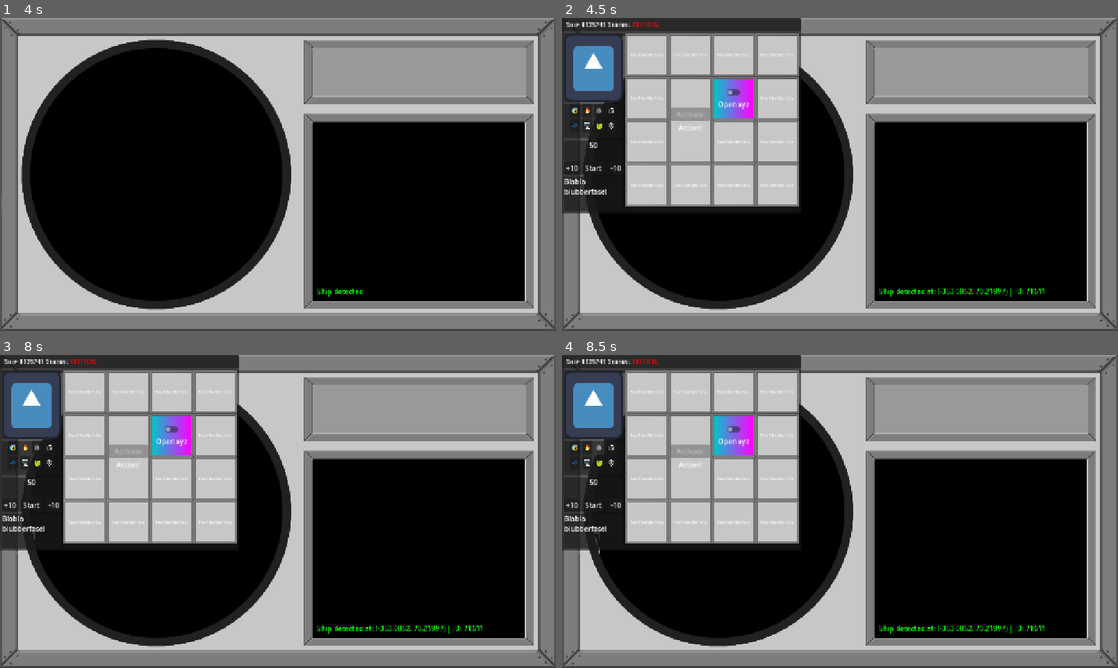
Above: before the commit, frames 1-4 (two rows, left to right).
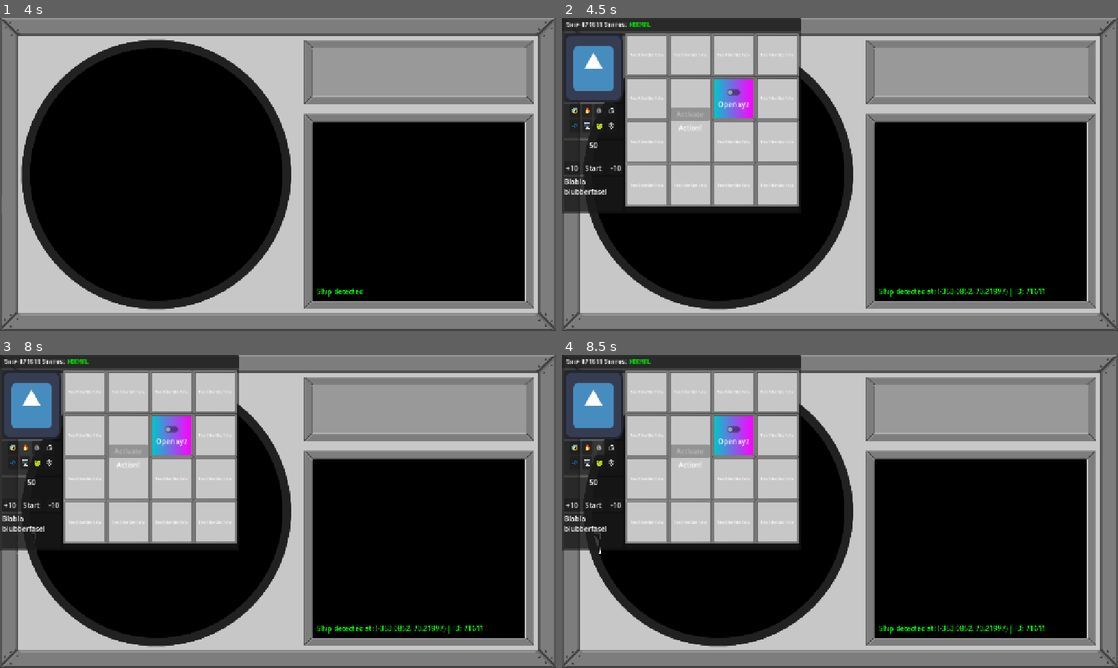
Above: after the commit, the same moments.

Repository: MisterIXI/godot-wildjam-98
Game: Godot game, scene res://scenes/menu/main_menu.tscn
Two runs of this game, one before a commit and one after it. Both use one fixed random seed, a clock stepped at 60 frames per second and the inputs below. The engine's default icon, where the game draws it, is replaced by a stand-in: a white triangle on a blue panel in a dark square. Sound files missing from this copy of the repository are replaced by a short silence.
Inputs (mouse positions are in pixels of both pictures, inside the frame that each line leads up to):
- Up to frame 1 (4 s): click "Start" at 0.5 s; tap Enter at 1.25, 2.75 s; move the mouse to (400, 158) at 1.27 s; press the mouse at (400, 158) at 1.28 s; release the mouse at (400, 158) at 2 s; tap Space at 2, 3.5 s; drag from (166, 190) to (250, 237) at 2.02 s; move the mouse to (333, 105) at 2.77 s; press the mouse at (333, 105) at 2.78 s; release the mouse at (333, 105) at 3.5 s; drag from (250, 237) to (111, 127) at 3.52 s
- Up to frame 2 (4.5 s): tap Enter at 4.25 s; drag from (567, 205) to (867, 174) at 4.27 s
- Up to frame 3 (8 s): click "Start" at 5 s; click "Start" at 5.75 s; click "😰" at 6.5 s; click "🔥" at 7.25 s
- Up to frame 4 (8.5 s): click "⚙️" at 8 s

Frame 1 is identical in both runs. In frame 2, 0.1% of the frame differs, in the area x 4-18%, y 1-3%; in frame 3, 0.2%; in frame 4, 0.2%, in the area x 3-18%, y 1-64%.

Commit message:
losing implemented

Diff:
--- a/space-ship-support/scenes/game/game.tscn
+++ b/space-ship-support/scenes/game/game.tscn
@@ -6,7 +6,7 @@
 [ext_resource type="Script" uid="uid://cxi8ksk73nohu" path="res://scenes/game_loop/game_manager.gd" id="4_5i0tg"]
 [ext_resource type="PackedScene" uid="uid://py13r334qxcm" path="res://scenes/radar/ship.tscn" id="4_bdhmt"]
 [ext_resource type="PackedScene" uid="uid://b5pk7vgajiv42" path="res://scenes/window/ship_window.tscn" id="5_87uf6"]
-[ext_resource type="Resource" uid="uid://bgyernveiboi1" path="res://scenes/game_loop/default_settings.tres" id="5_bdhmt"]
+[ext_resource type="Resource" uid="uid://bmls1oam6big3" path="res://scenes/game_loop/test_settings.tres" id="7_vaxfo"]
 [ext_resource type="PackedScene" uid="uid://3rua33h6ar0t" path="res://scenes/menu/game_over.tscn" id="8_87uf6"]
 [ext_resource type="Script" uid="uid://dc3mh3v1d4l2x" path="res://scenes/ship_spawner/ship_layout_generator.gd" id="9_2a8rs"]
 [ext_resource type="Script" uid="uid://bqflxpuoyu2uc" path="res://scenes/ship_spawner/puzzle_config_data.gd" id="10_vaxfo"]
@@ -69,7 +69,7 @@
 
 [node name="GameManager" type="Node" parent="." unique_id=1430876819 node_paths=PackedStringArray("radar", "ui_canvas")]
 script = ExtResource("4_5i0tg")
-settings = ExtResource("5_bdhmt")
+settings = ExtResource("7_vaxfo")
 radar = NodePath("../Radar")
 ui_canvas = NodePath("../UI")
 game_over_scene = ExtResource("8_87uf6")
--- /dev/null
+++ b/space-ship-support/scenes/game_loop/test_settings.tres
@@ -0,0 +1,20 @@
+[gd_resource type="Resource" script_class="GameSettings" format=3 uid="uid://bmls1oam6big3"]
+
+[ext_resource type="Script" uid="uid://c7wv66gwm2c23" path="res://scenes/game_loop/game_settings.gd" id="1_o7f28"]
+
+[sub_resource type="Curve" id="Curve_3cg24"]
+_limits = [1.0, 26.0, 0.0, 1.0]
+_data = [Vector2(0, 13.420151), 0.0, 1.4253511, 0, 0, Vector2(0.61665833, 19.899355), 29.036268, 29.036268, 0, 0, Vector2(1, 26), 0.0, 0.0, 0, 0]
+point_count = 3
+
+[sub_resource type="Curve" id="Curve_ymt3o"]
+_limits = [0.0, 60.0, 0.0, 1.0]
+_data = [Vector2(0, 12.188908), 0.0, 0.0, 0, 0, Vector2(1, 3.2558289), 0.0, 0.0, 0, 0]
+point_count = 2
+
+[resource]
+script = ExtResource("1_o7f28")
+spawn_curve = SubResource("Curve_ymt3o")
+time_to_reach_max_dif = 200.0
+ship_speed_max_bonus = SubResource("Curve_3cg24")
+metadata/_custom_type_script = "uid://c7wv66gwm2c23"
--- a/space-ship-support/scenes/radar/radar.gd
+++ b/space-ship-support/scenes/radar/radar.gd
@@ -31,6 +31,8 @@
 	# rotate by -0.5 to 0.5 rad
 	new_ship.ship_direction = (-spawn_pos).normalized().rotated(randf()-0.5)
 	var ship_window: ShipWindow = window_scene.instantiate()
+	ship_window.ship_id = new_ship.ship_id
+	ship_window._update_title()
 	ship_window.hide()
 	window_root.add_child(ship_window)
 	new_ship.ship_window = ship_window
@@ -51,6 +53,8 @@
 func on_ship_destroyed(ship: Ship, was_fixed: bool) ->  void:
 	if was_fixed:
 		radar_interface.add_message("Ship $%s left comms range and was fixed." % [ship.ship_id])
+		ship_fixed.emit()
 	else:
 		radar_interface.add_message("Signal to Ship $%s lost. Not all issues fixed. Penalty applied." % [ship.ship_id])
+		ship_lost.emit()
 	current_ids.erase(ship.ship_id)
--- a/space-ship-support/scenes/radar/ship.gd
+++ b/space-ship-support/scenes/radar/ship.gd
@@ -23,7 +23,7 @@
 	position += ship_direction * ship_speed * delta
 	if position.length() > 360:
 		#TODO: check if ship is fixed when leaving area
-		destroyed.emit(self, true)
+		destroyed.emit(self, false)
 		#TODO: add destroy/close animation
 		ship_window.queue_free()
 		queue_free()
--- a/space-ship-support/scenes/window/ship_window.gd
+++ b/space-ship-support/scenes/window/ship_window.gd
@@ -5,6 +5,7 @@
 
 @export var module_parent: Control
 
+var ship_id:String = "SHIPID"
 var title_mouse_down: bool = false
 var is_dragging: bool = false
 var mouse_pos_offset:= Vector2i.ZERO
@@ -14,7 +15,22 @@
 var collapse_tween: Tween = null
 
 var ship_layout_data: ShipLayoutData
+## danger levels: 0=fixed, 1=warning, 2=critical
+var danger_level: int = 0:
+	set(val):
+		danger_level = val
+		_update_title()
 
+@export var title_label: RichTextLabel
+
+func _update_title() -> void:
+	match danger_level:
+		1: #warning
+			title_label.text = "Ship #%s Status: [pulse][color=yellow]WARNING[/color][/pulse]" % [ship_id]
+		2: # critical
+			title_label.text = "Ship #%s Status: [shake][color=red]CRITICAL[/color][/shake]" % [ship_id]
+		_: # default
+			title_label.text = "Ship #%s Status: [color=green]NORMAL[/color]" % [ship_id]
 
 func _on_title_bar_gui_input(event: InputEvent) -> void:
 	if event is InputEventMouseButton:
--- a/space-ship-support/scenes/window/ship_window.tscn
+++ b/space-ship-support/scenes/window/ship_window.tscn
@@ -5,12 +5,13 @@
 [ext_resource type="FontFile" uid="uid://bbwwkkjcgbkgq" path="res://assets/fonts/PixelOperatorHBSC.ttf" id="2_obuqq"]
 [ext_resource type="Texture2D" uid="uid://d33n1qrupesbq" path="res://assets/9slice_base.png" id="4_lnte3"]
 
-[node name="ShipWindow" type="Panel" unique_id=118375707 node_paths=PackedStringArray("module_parent")]
+[node name="ShipWindow" type="Panel" unique_id=118375707 node_paths=PackedStringArray("module_parent", "title_label")]
 clip_contents = true
 offset_right = 550.0
 offset_bottom = 450.0
 script = ExtResource("1_4j3jj")
 module_parent = NodePath("ContentMarginContainer/HBoxContainer/ModuleMarginContainer/PanelContainer")
+title_label = NodePath("TitleBar/MarginContainer/TitleLabel")
 
 [node name="TitleBar" type="PanelContainer" parent="." unique_id=1596550366]
 custom_minimum_size = Vector2(0, 30)
